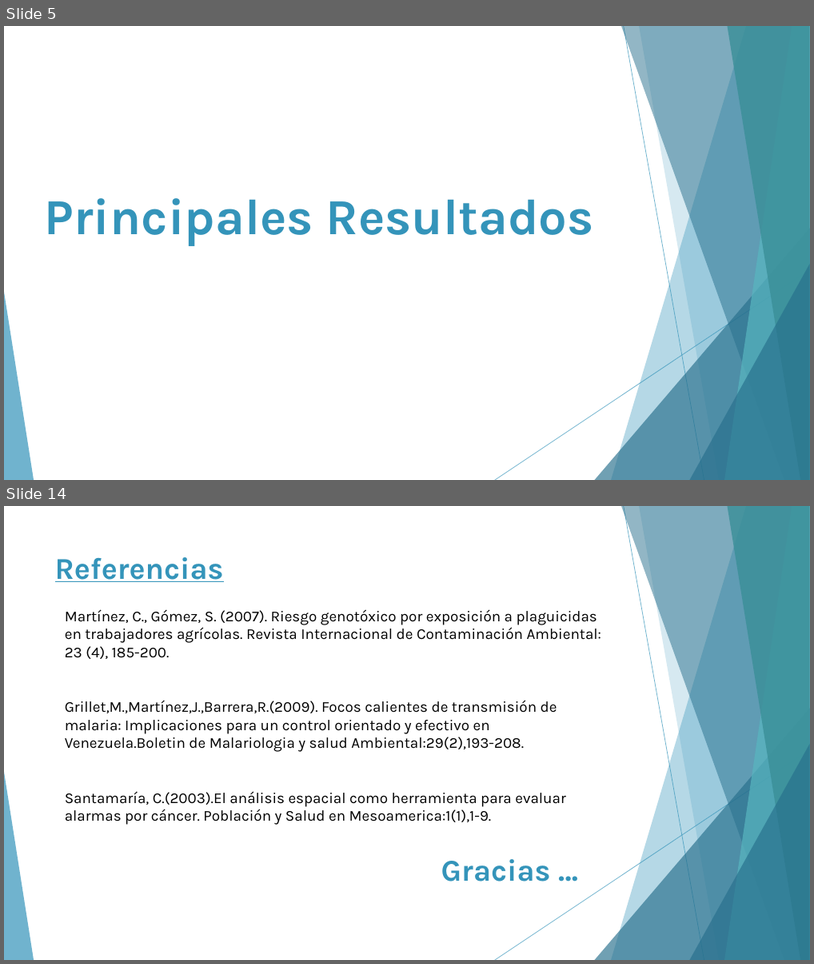
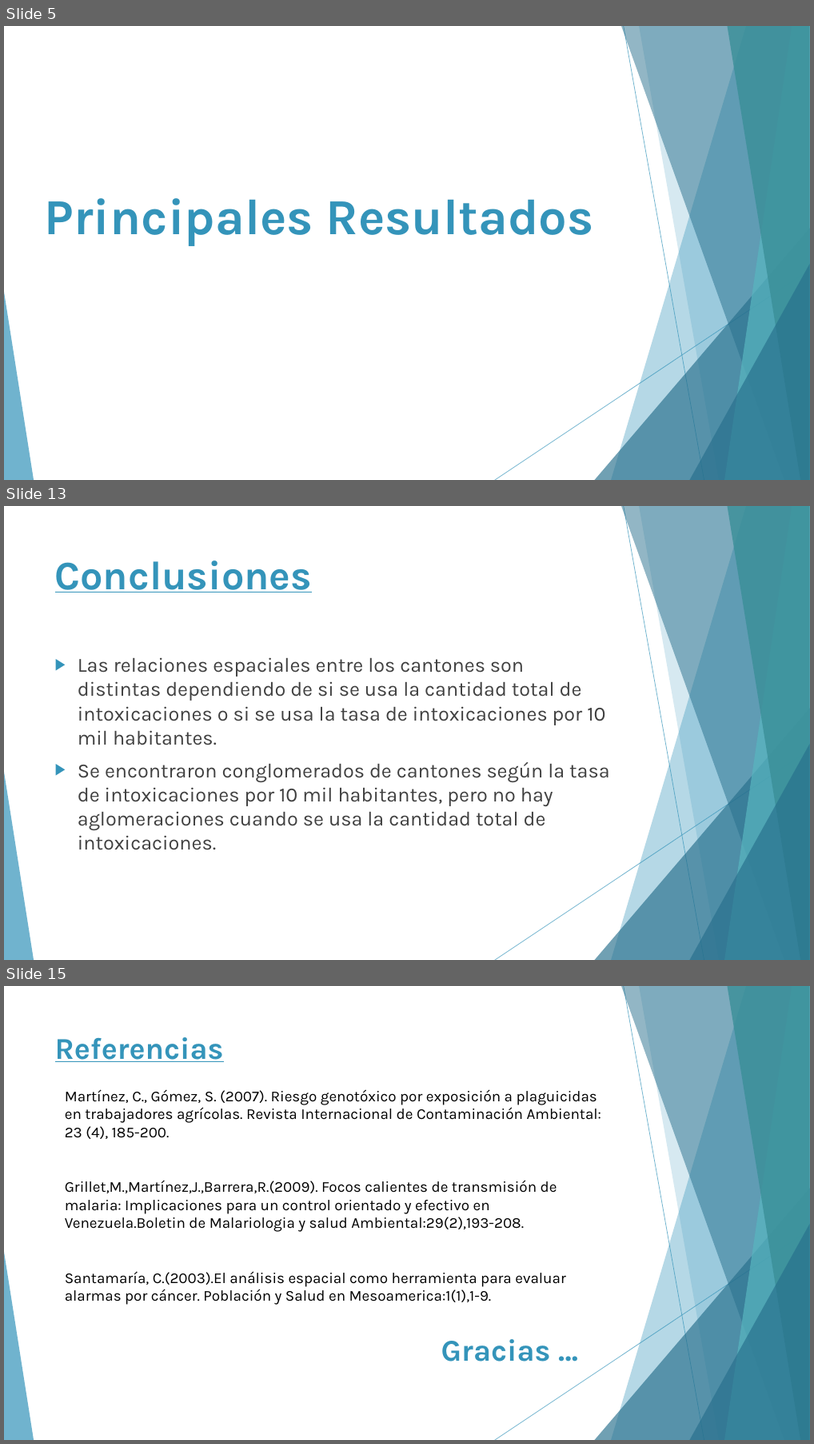
Before and after one commit to andresarguedas/Intoxicaciones-CR-2007-2014, a slide deck: Presentación - Intoxicaciones.pptx. Shown one above the other, each under a label of ours: slides 5 and 14 before the commit, slides 5, 13 and 15 after it; the slides between them are not shown. The pictures are 814x964 and 814x1444 pixels, drawn with LibreOffice and Linux fonts; fonts in the diff are those of the drawing. Boxes give left, top, right and bottom in pixels: in the first picture for what was removed or moved away, otherwise in the second. Text is boxed around its words. In the diff, an @@ line names an element or a change of style, - is before the commit and + after.

```diff
--- a/Presentación - Intoxicaciones.pptx
+++ b/Presentación - Intoxicaciones.pptx
@@ slide 13 added at [4,506,810,960], background #FFFFFF; not listed: 10 template elements that a slide beside it also shows @@
@@ title added at [55,560,313,592], 48 pt, text #3494BA, bold, underline @@
+Conclusiones
@@ text added at [78,657,610,850], 24 pt, text #404040 @@
+▶ Las relaciones espaciales entre los cantones son distintas dependiendo de si se usa la cantidad total de intoxicaciones o si se usa la tasa de intoxicaciones por 10 mil habitantes.
+▶ Se encontraron conglomerados de cantones según la tasa de intoxicaciones por 10 mil habitantes, pero no hay aglomeraciones cuando se usa la cantidad total de intoxicaciones.
@@ what was slide 14 is now slide 15 @@
```
Also in this commit, not shown: 1 slide changed, 8 other slides added, 8 slides removed, 4 other files.
